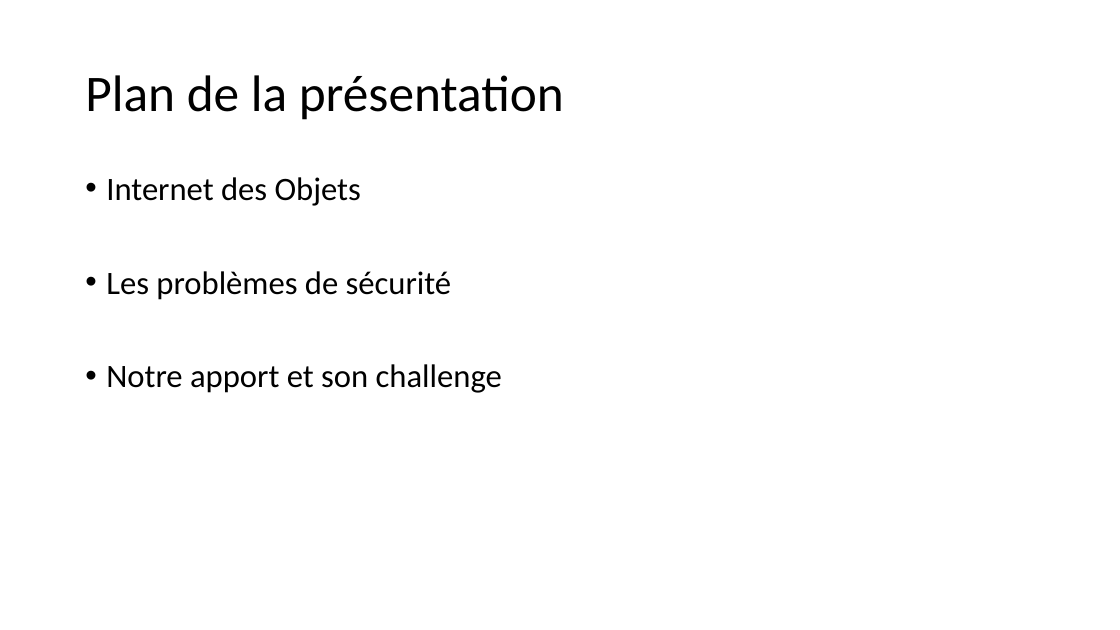
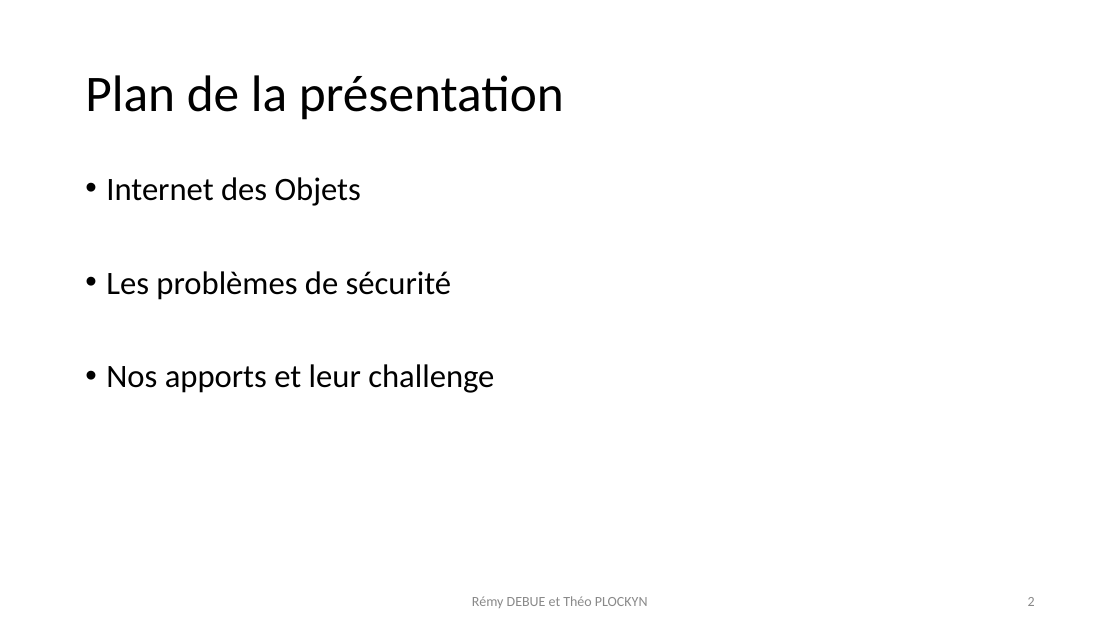
Before and after one commit to SquierDotQn/6lp-sniffer, a slide deck: slide 2 of Présentation1.odp (slide 4 before the commit). Drawn at 1120x630 pixels with LibreOffice and Linux fonts; fonts in the diff are those of the drawing; background and template pictures are left out. Boxes give left, top, right and bottom in pixels: in the first picture for what was removed or moved away, otherwise in the second. Text is boxed around its words. In the diff, an @@ line names an element or a change of style, - is before the commit and + after.

```diff
--- a/Présentation1.odp
+++ b/Présentation1.odp
@@ text at (106, 364, 494, 393): text changed @@
-• Notre apport et son challenge
+• Nos apports et leur challenge
@@ text added at (472, 596, 648, 608), 12 pt, text #898989 @@
+Rémy DEBUE et Théo PLOCKYN
@@ page number added at (1028, 597, 1035, 606), 12 pt, text #898989 @@
+2
```
Also in this commit, not shown: 5 other slides changed, 3 slides added, 3 slides removed.
